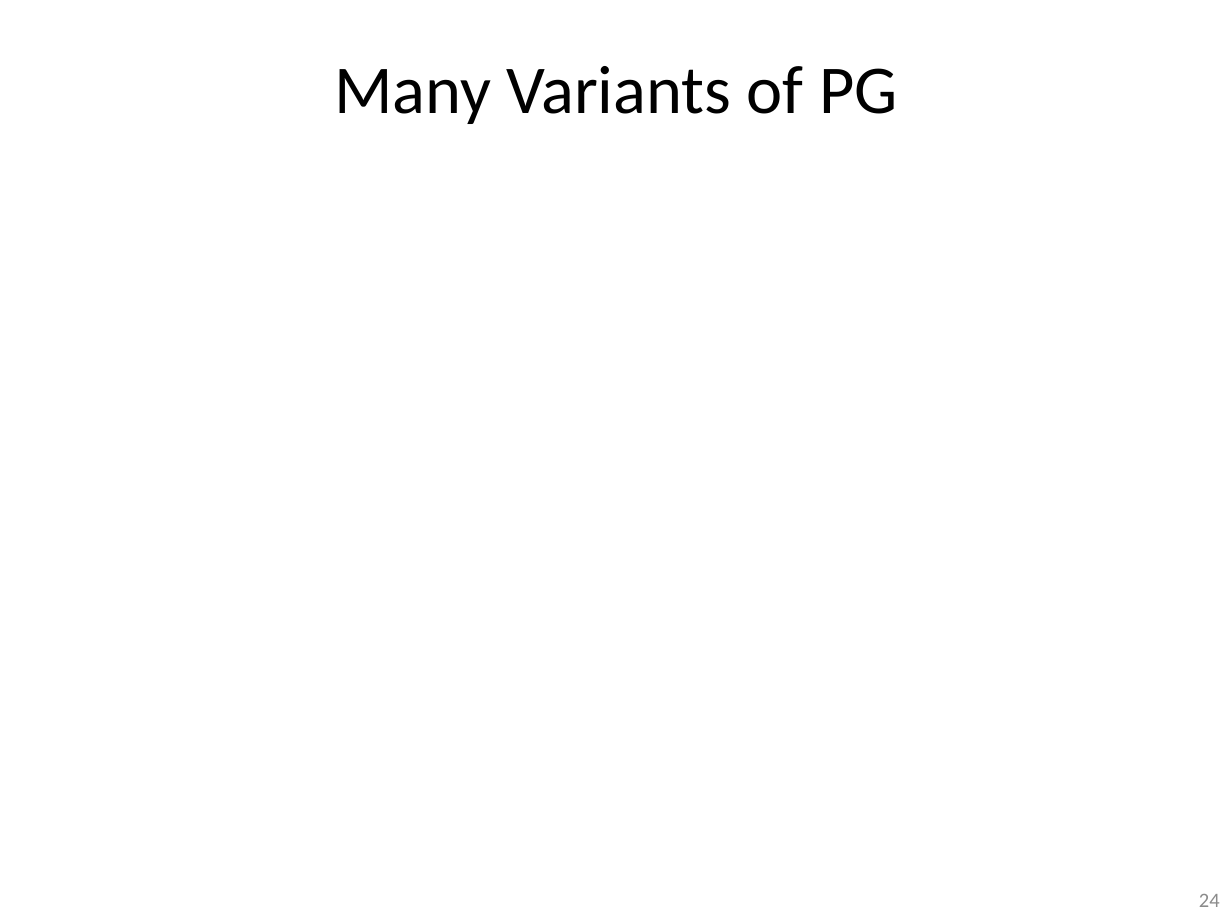
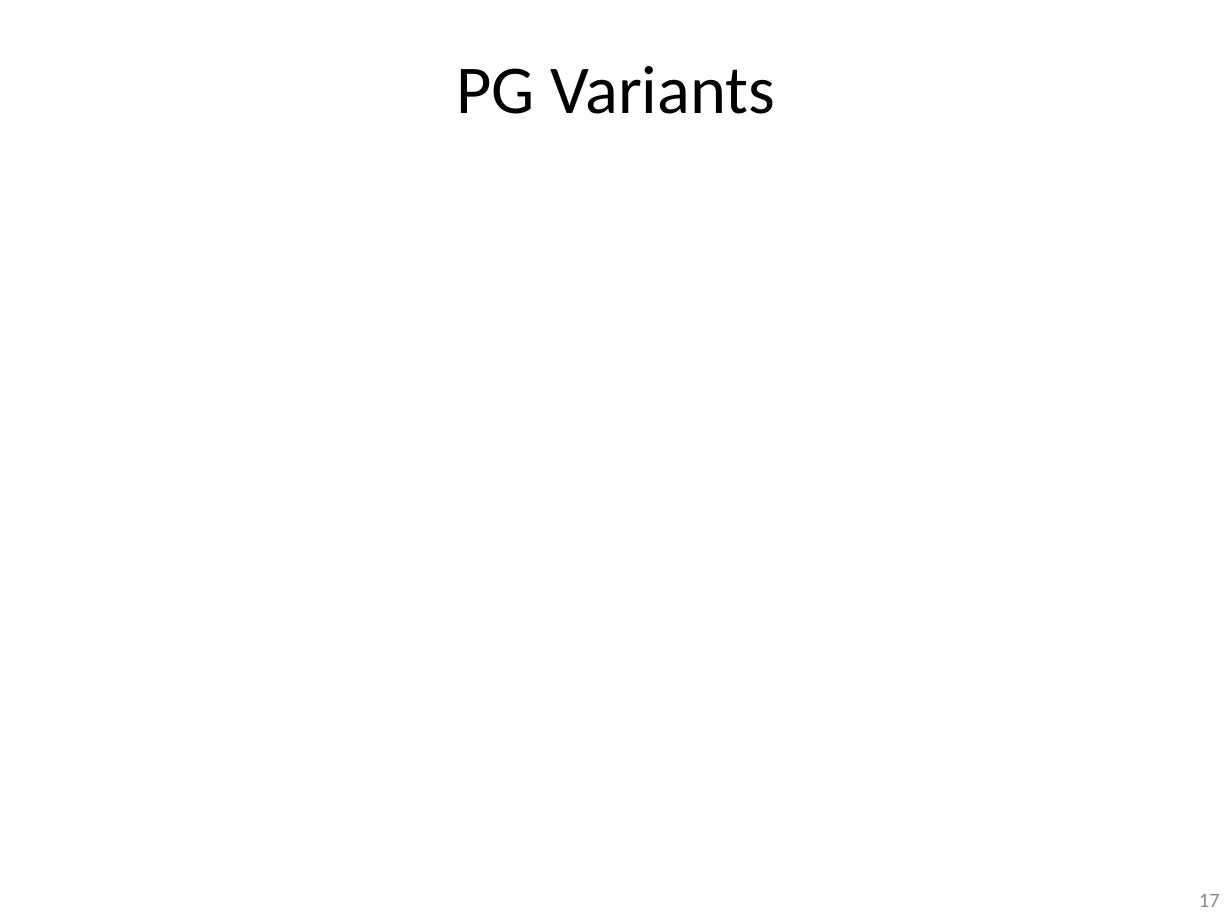
Before and after one commit to guzonghua/saav, a slide deck: slide 17 of PPTs/L7.3 Policy-based RL.pptx (slide 24 before the commit). Drawn at 1232x924 pixels with LibreOffice and Linux fonts; fonts in the diff are those of the drawing; grey boxes stand for pictures. Boxes give left, top, right and bottom in pixels: in the first picture for what was removed or moved away, otherwise in the second. Text is boxed around its words. In the diff, an @@ line names an element or a change of style, - is before the commit and + after.

```diff
--- a/PPTs/L7.3 Policy-based RL.pptx
+++ b/PPTs/L7.3 Policy-based RL.pptx
@@ title at (457, 66, 775, 114): text changed @@
-Many Variants of PG
+PG Variants
@@ page number at (1199, 894, 1220, 907): text changed @@
-24
+17
```
Also in this commit, not shown: 8 other slides changed, 11 slides added, 15 slides removed, 10 other files.
